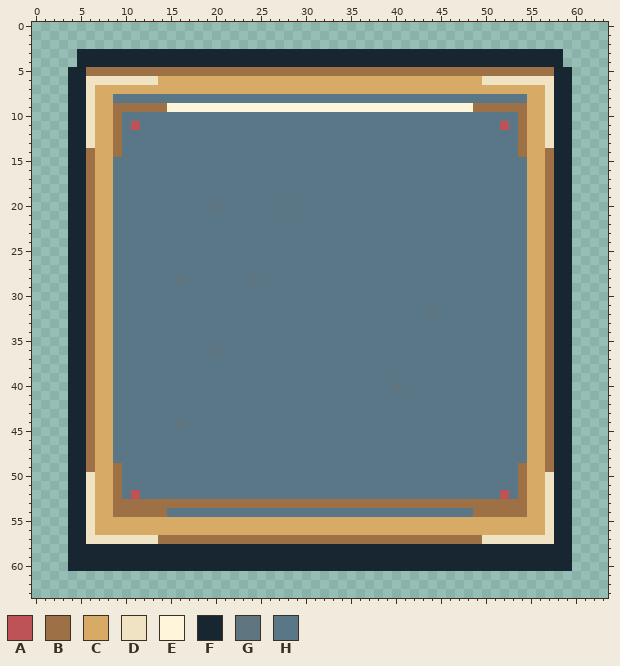
One commit to this pixel-art file: art/redraw/ui/track.aseprite. The first picture shows the starting point.
64x64 pixels, 1 frame.
Palette (. is transparent): A #bd5357  B #9d7046  C #d7ab65  D #efe3c3  E #fff5da  F #172631  G #5f7680  H #597786
And afterwards:
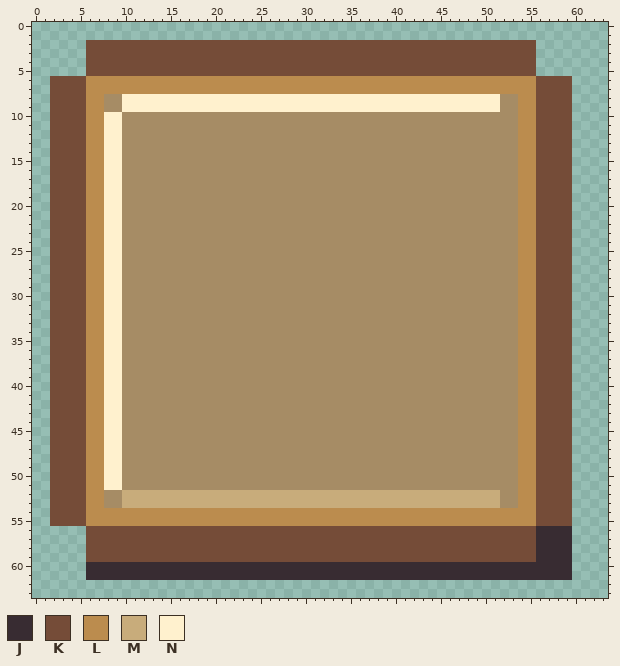
Colours new in this view: J #382c32  K #754c38  L #bb8c4e  M #c8ac7b  N #fff1ce
Log entry: art: realign startup sample with approved moonlit reference
The edit:
Colour H changes from #597786 to #a68c65.
Layers "Square corner joinery", "Warm paper and inset rim", "Approved brown timber silhouette":
The edit turns colour A into colour H in row 11 at x 11 and 52; in row 52 at x 52.
The edit turns colour B into colour H in row 9 at x 9 and 52 to 53; in row 52 at x 9; in row 53 at x 9 and 52 to 53.
The edit turns colour C into colour H in rows 8 to 9 at x 8; in rows 52 to 53 at x 8.
The edit turns colour G into colour H in row 20 at x 20 and 28; in row 28 at x 16 and 24; in row 32 at x 44; in row 36 at x 20; in row 40 at x 40; in row 44 at x 16.
There is now colour J in row 61 at x 6 to 59.
The edit turns colour C into colour J in row 56 at x 56.
The edit turns colour D into colour J in row 56 at x 57; in row 57 at x 56 to 57.
The edit turns colour F into colour J in rows 56 to 57 at x 58 to 59; in rows 58 to 59 at x 56 to 59; in row 60 at x 6 to 59.
There is now colour K in row 2 at x 6 to 55; in rows 6 to 55 at x 2 to 3.
The edit turns colour B into colour K in row 5 at x 6 to 55; in rows 14 to 49 at x 57; in row 57 at x 14 to 49.
The edit turns colour C into colour K in rows 7 to 55 at x 56; in row 56 at x 7 to 55.
The edit turns colour D into colour K in row 6 at x 56 to 57; in rows 7 to 13 at x 57; in rows 50 to 55 at x 57; in row 56 at x 6; in row 57 at x 6 to 13 and 50 to 55.
The edit turns colour F into colour K in rows 3 to 4 at x 6 to 55; in rows 6 to 55 at x 4 to 5 and 58 to 59; in rows 58 to 59 at x 6 to 55.
The edit turns colour B into colour L in rows 9 to 13 at x 54; in row 14 at x 6 and 54; in rows 15 to 48 at x 6; in row 49 at x 6 and 54; in rows 50 to 53 at x 54; in row 54 at x 9 to 14 and 49 to 54.
The edit turns colour C into colour L in row 6 at x 14 to 49; in row 7 at x 7 to 55; in rows 8 to 53 at x 7 and 55; in row 54 at x 7 to 8 and 55; in row 55 at x 7 to 55.
The edit turns colour D into colour L in row 6 at x 6 to 13 and 50 to 55; in rows 7 to 13 at x 6; in rows 50 to 55 at x 6.
The edit turns colour H into colour L in row 8 at x 54; in rows 15 to 48 at x 54; in row 54 at x 15 to 48.
The edit turns colour A into colour M in row 52 at x 11.
The edit turns colour B into colour M in row 53 at x 10 to 51.
The edit turns colour H into colour M in row 52 at x 10 and 12 to 51.
The edit turns colour B into colour N in row 9 at x 10 to 14 and 49 to 51; in rows 10 to 14 at x 9; in rows 49 to 51 at x 9.
The edit turns colour C into colour N in rows 10 to 51 at x 8.
The edit turns colour E into colour N in row 9 at x 15 to 48.
The edit turns colour H into colour N in row 8 at x 10 to 51; in rows 15 to 48 at x 9.
The edit erases colour B in row 5 at x 56 to 57.
The edit erases colour F in rows 3 to 4 at x 5 and 56 to 58; in row 5 at x 4 to 5 and 58 to 59; in rows 56 to 60 at x 4 to 5.
Pixel boxes of the changes (left, top, right, bottom) in both pictures:
changed: (50, 40, 572, 580)
